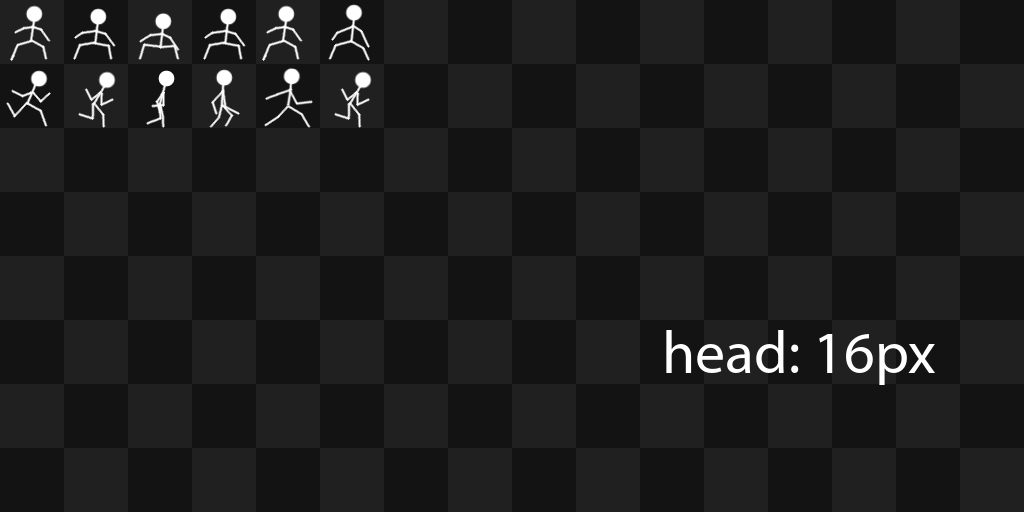
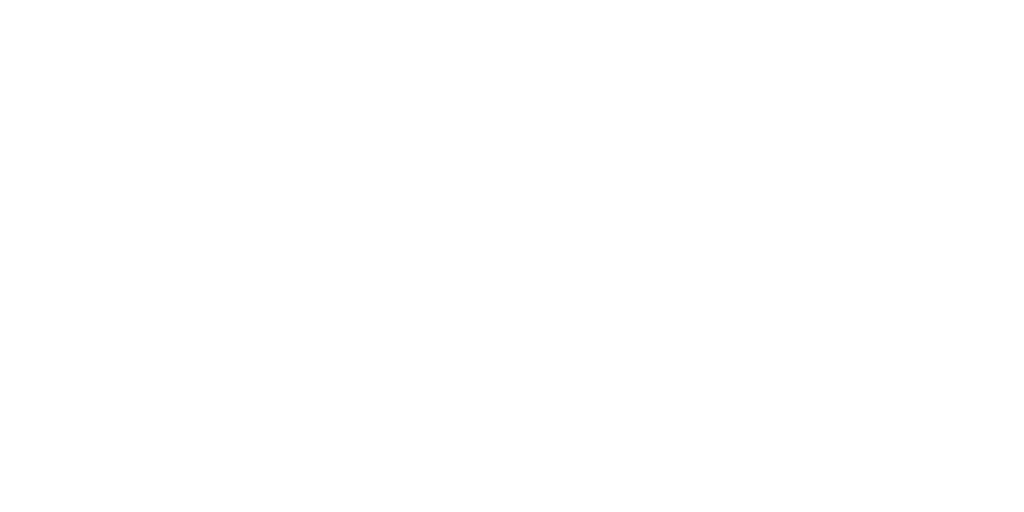
The second (1024, 512) image is a revision of the first. Changes to its layers:
painted on "run" over [6, 67, 501, 128]
hid "Hintergrund" over [0, 0, 1024, 512]
